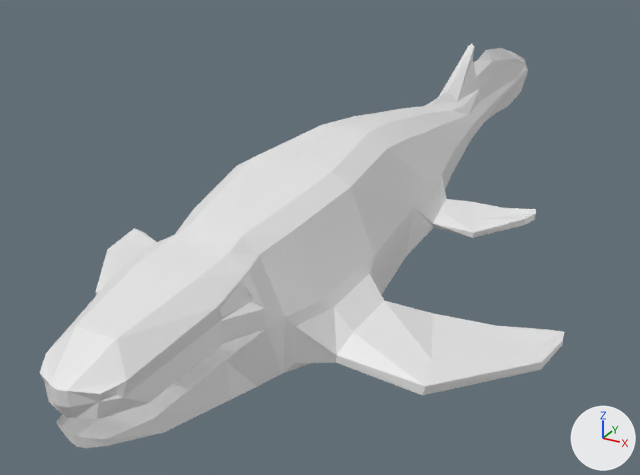
The Blender file Documents/Mososaurus.blend, before and after one commit.
Camera for both pictures: a 50 mm camera at (1.9, -3.6, 1.92) aimed at (-0.27, 0.34, -0.05). The axes (+X, +Y, +Z) are drawn at lower right. The lights are the same throughout. The first picture is the older version. The same objects are shown in both versions, whatever each file hides.
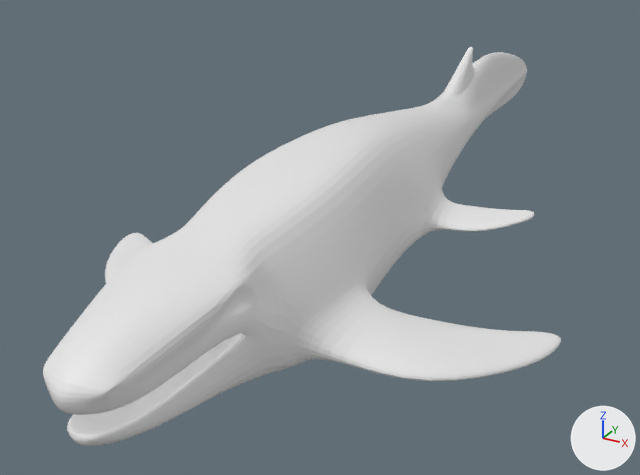
Patch to the scene script:
```diff
--- a/Documents/Mososaurus.blend.py
+++ b/Documents/Mososaurus.blend.py
@@ me_cube @@
 # used by ob_cube; location = (0.0, 0.0, 0.0)
-me_cube.from_pydata(...)  # 222 vertices, 197 faces; spans x 0.0..1.21, y -1.9..3.25, z -0.14..0.77
+me_cube.from_pydata(...)  # 261 vertices, 234 faces; spans x 0.0..1.21, y -1.9..3.25, z -0.14..0.77
+# me_cube part 1
+# 2 faces are deleted
+# 5 vertices in x 0.11..0.3, y -1.82..-1.11, z -0.01..0.25 move by (-0.03, 0.0, 0.0)
+# 3 vertices in x 0.16..0.25, y -1.64..-1.32, z 0.05..0.21 move by (-0.02, 0.0, 0.0)
+# 3 vertices in x 0.0..0.1, y -1.85..-1.61, z 0.03..0.08 move by (0.0, 0.0, -0.03)
+# 9 vertices move from x 0.04..0.25, y -1.84..-1.12, z 0.08..0.48 to x 0.0..0.27, y -1.84..-1.12, z 0.05..0.5
+# 39 vertices are added at x 0.0..0.24, y -1.84..-0.74, z 0.05..0.38
+# 39 new faces join them
 me_cube.materials.append(mat_material)
@@ ob_cube @@
 _m = ob_cube.modifiers.new('Mirror', 'MIRROR')
 _m.use_clip = True
+_m = ob_cube.modifiers.new('Subdivision', 'SUBSURF')
```

Boxes [x1, y1, x2, y2] around the edits, measured in the pictures (640 x 475 px):
'Cube', reshaped, modifiers changed: before [40, 44, 564, 448]; after [43, 47, 561, 446]
part 1 of me_cube, reshaped: before [48, 227, 285, 448]; after [60, 225, 285, 446]
